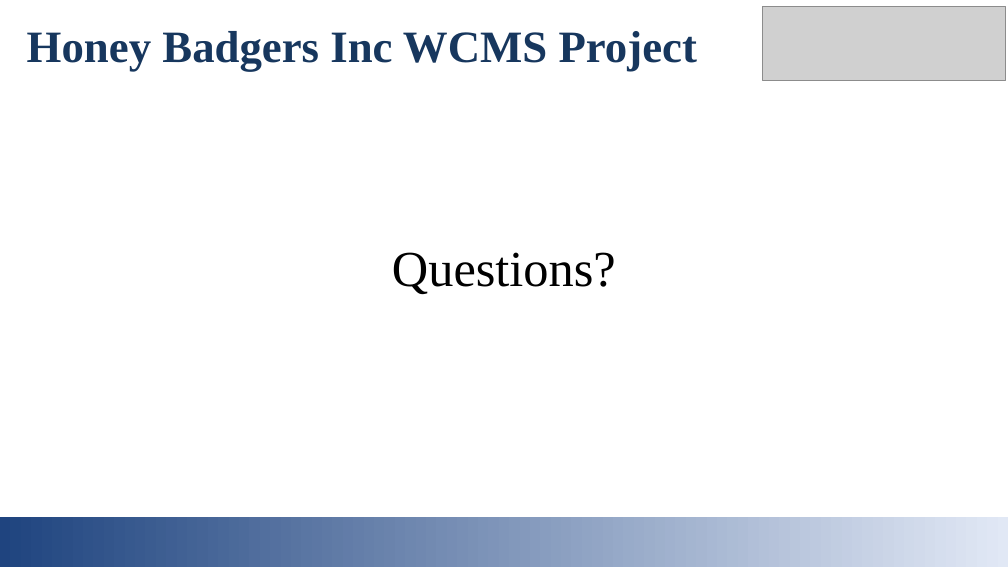
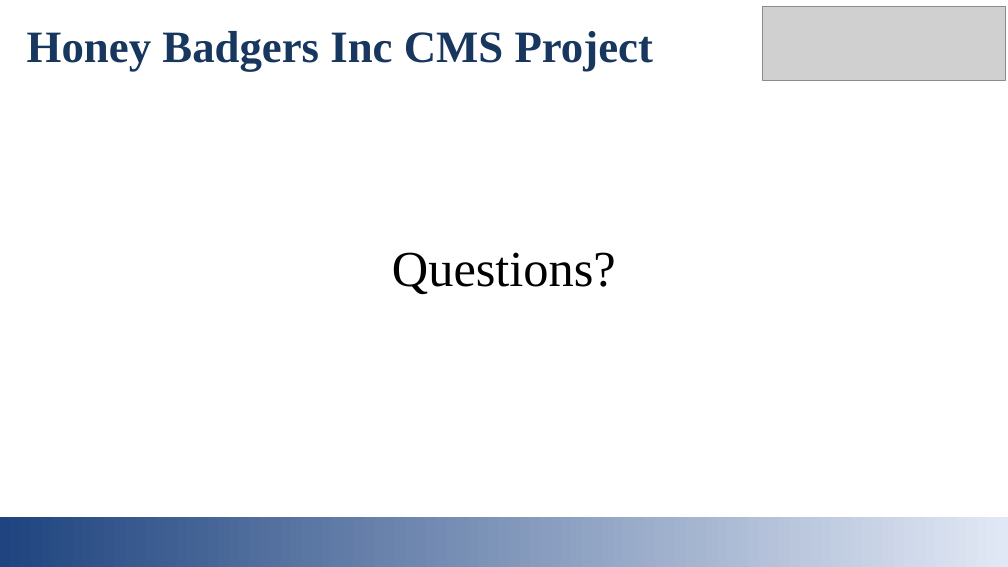
Before and after one commit to jcriquet/FantomCMS, a slide deck: slide 7 of doc/Initial_Presentation.pptx (slide 6 before the commit). Drawn at 1008x567 pixels with LibreOffice and Linux fonts; fonts in the diff are those of the drawing; grey boxes stand for pictures. Boxes give left, top, right and bottom in pixels: in the first picture for what was removed or moved away, otherwise in the second. Text is boxed around its words. In the diff, an @@ line names an element or a change of style, - is before the commit and + after.

```diff
--- a/doc/Initial_Presentation.pptx
+++ b/doc/Initial_Presentation.pptx
@@ text at (27,31,653,71): text changed @@
-Honey Badgers Inc WCMS Project
+Honey Badgers Inc CMS Project
```
Also in this commit, not shown: 5 other slides changed, 1 slide added, 2 other files.
